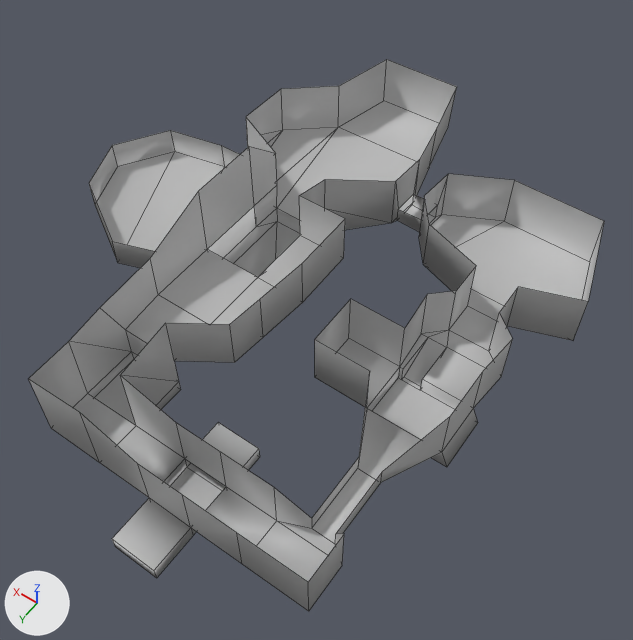
The FBX model UnityGame/Brainz/Assets/Maya Imports/FirstLevel.fbx, before and after one commit.
Camera for both pictures: a camera (50 mm lens) standing at (-0.179, 0.307, 0.452) and looking at (0.024, 0.022, 0.004). Every picture has the same lights, and +X, +Y and +Z are marked at lower left. Mesh edges are drawn as thin lines. Where no turn or scale is listed for an object, it has been applied to the vertices.

The scene before the commit, as lines of its bpy script (objects in view):
```python
me_mesh = bpy.data.meshes.new('Mesh')
me_mesh.from_pydata(...)  # 181 vertices, 159 faces; spans x -0.118..0.233, y -0.197..0.208, z -0.035..0.076
me_mesh.materials.append(mat_lambert1)  # grey #bcbcbc
# before: 165 (0.032, -0.111, 0.04) at pixel (419, 159), 166 (0.032, -0.111, 0.001), 167 (0.034, -0.083, 0.001) at pixel (391, 222), 168 (0.033, -0.083, 0.041) at pixel (395, 181), 169 (0.011, -0.083, 0.04) at pixel (424, 195)
# before: 170 (0.011, -0.083, 0.001) at pixel (418, 236), 171 (0.008, -0.111, 0.001) at pixel (441, 214), 172 (0.008, -0.111, 0.04) at pixel (448, 173), 173 (0.031, -0.107, 0.011) at pixel (413, 194), 174 (0.031, -0.107, 0.001) at pixel (412, 204)
# before: 175 (0.032, -0.087, 0.001) at pixel (397, 220), 176 (0.032, -0.087, 0.012) at pixel (398, 209), 177 (0.011, -0.087, 0.013), 178 (0.011, -0.087, 0.0), 179 (0.011, -0.106, 0.0) at pixel (435, 217)
# before: 180 (0.011, -0.106, 0.013) at pixel (437, 204)
ob_level1 = bpy.data.objects.new('Level1', me_mesh)
ob_level1.location = (0.0, 0.0, 0.0)
```
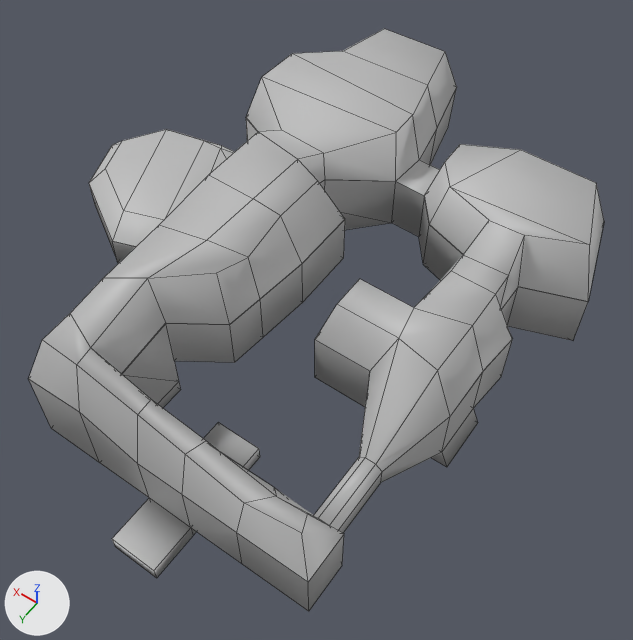
The edits, one by one:
me_mesh has 181 vertices, 159 faces and spans x -0.118..0.233, y -0.197..0.208, z -0.035..0.076.
me_mesh is used by ob_level1; location (0.0, 0.0, 0.0).
Verts and faces of me_mesh; kept vertices keep their numbers, new ones are numbered from 181.
Part 1, on me_mesh:
Vertices deleted: 173 to 180 (with the faces that use them).
New faces: (166, 167, 170, 171), (167, 168, 169, 170), (165, 166, 171, 172).
Mesh me_mesh_002 is new.
It has 130 vertices, 97 faces and spans x -0.118..0.233, y -0.197..0.178, z 0.013..0.094.
It uses material mat_lambert1 (grey #bcbcbc).
Object 'Roof1' (ob_roof1) is new; it shows me_mesh_002.
Its location is (0.0, 0.0, 0.0).

Boxes (x1, y1, x2, y2) around the edits, measured in the pictures (633 x 640 px):
'Level1', reshaped: before (29, 59, 604, 611); after (29, 86, 604, 611)
'Roof1', added: after (29, 29, 604, 582)
part 1 of me_mesh, cut back: before (392, 161, 448, 232); after (392, 181, 424, 236)
